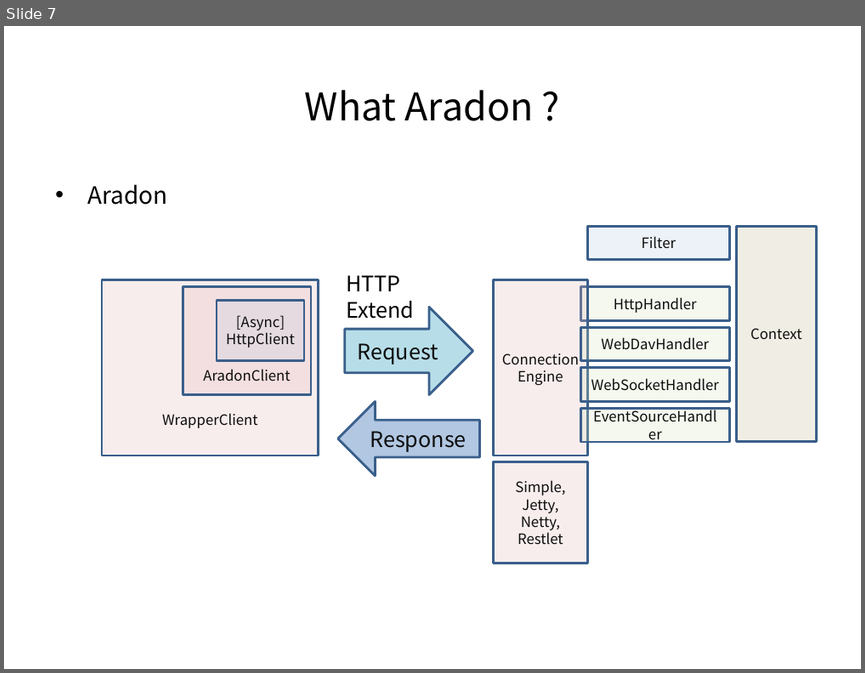
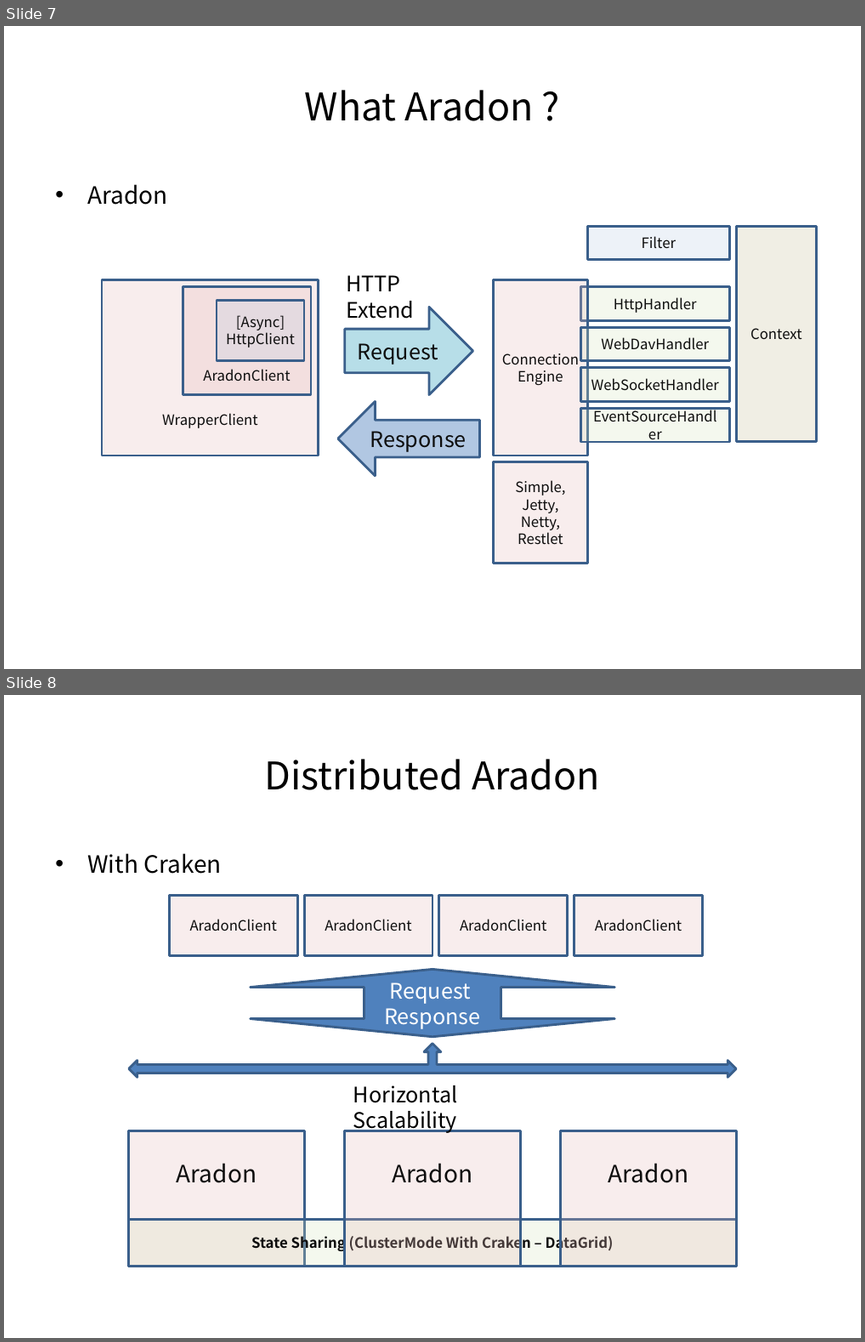
Before and after one commit to bleujin/aradon, a slide deck: resource/docs/ServicePlatformAradon.pptx. Shown one above the other, each under a label of ours: slide 7 before the commit, slides 7 and 8 after it. The pictures are 865x673 and 865x1342 pixels, drawn with LibreOffice and Linux fonts; fonts in the diff are those of the drawing. Boxes give left, top, right and bottom in pixels: in the first picture for what was removed or moved away, otherwise in the second. Text is boxed around its words. In the diff, an @@ line names an element or a change of style, - is before the commit and + after.

```diff
--- a/resource/docs/ServicePlatformAradon.pptx
+++ b/resource/docs/ServicePlatformAradon.pptx
@@ slide 8 added at [4,695,861,1338], background #FFFFFF @@
@@ title added at [265,759,600,790], 32 pt, text #000000 @@
+Distributed Aradon
@@ text added at [87,853,221,873], 20 pt, text #000000 @@
+• With Craken
@@ rectangle added at [170,895,298,955], fill #E6B9B8 at 25% opacity, outline #3A5F8C 2 pt, 12 pt, text #0D0D0D @@
+AradonClient
@@ rectangle added at [304,895,432,955], fill #E6B9B8 at 25% opacity, outline #3A5F8C 2 pt, 12 pt, text #0D0D0D @@
+AradonClient
@@ rectangle added at [439,895,568,955], fill #E6B9B8 at 25% opacity, outline #3A5F8C 2 pt, 12 pt, text #0D0D0D @@
+AradonClient
@@ rectangle added at [574,895,703,955], fill #E6B9B8 at 25% opacity, outline #3A5F8C 2 pt, 12 pt, text #0D0D0D @@
+AradonClient
@@ up down arrow added at [250,970,614,1037], fill #4F81BD, outline #3A5F8C 2 pt, 18 pt, text #FFFFFF @@
+Request Response
@@ left right up arrow added at [129,1043,737,1077], fill #4F81BD, outline #3A5F8C 2 pt @@
@@ text added at [353,1085,458,1133], 18 pt, text #000000 @@
+Horizontal Scalability
@@ rectangle added at [129,1131,305,1265], fill #E6B9B8 at 25% opacity, outline #3A5F8C 2 pt, 20 pt, text #0D0D0D @@
+Aradon
@@ rectangle added at [345,1131,521,1265], fill #E6B9B8 at 25% opacity, outline #3A5F8C 2 pt, 20 pt, text #0D0D0D @@
+Aradon
@@ rectangle added at [561,1131,737,1265], fill #E6B9B8 at 25% opacity, outline #3A5F8C 2 pt, 20 pt, text #0D0D0D @@
+Aradon
@@ rectangle added at [129,1219,737,1265], fill #D7E4BD at 25% opacity, outline #3A5F8C 2 pt, 12 pt, text #0D0D0D, bold @@
+State Sharing (ClusterMode With Craken – DataGrid)
```
Also in this commit, not shown: 1 slide changed, 2 other files.
